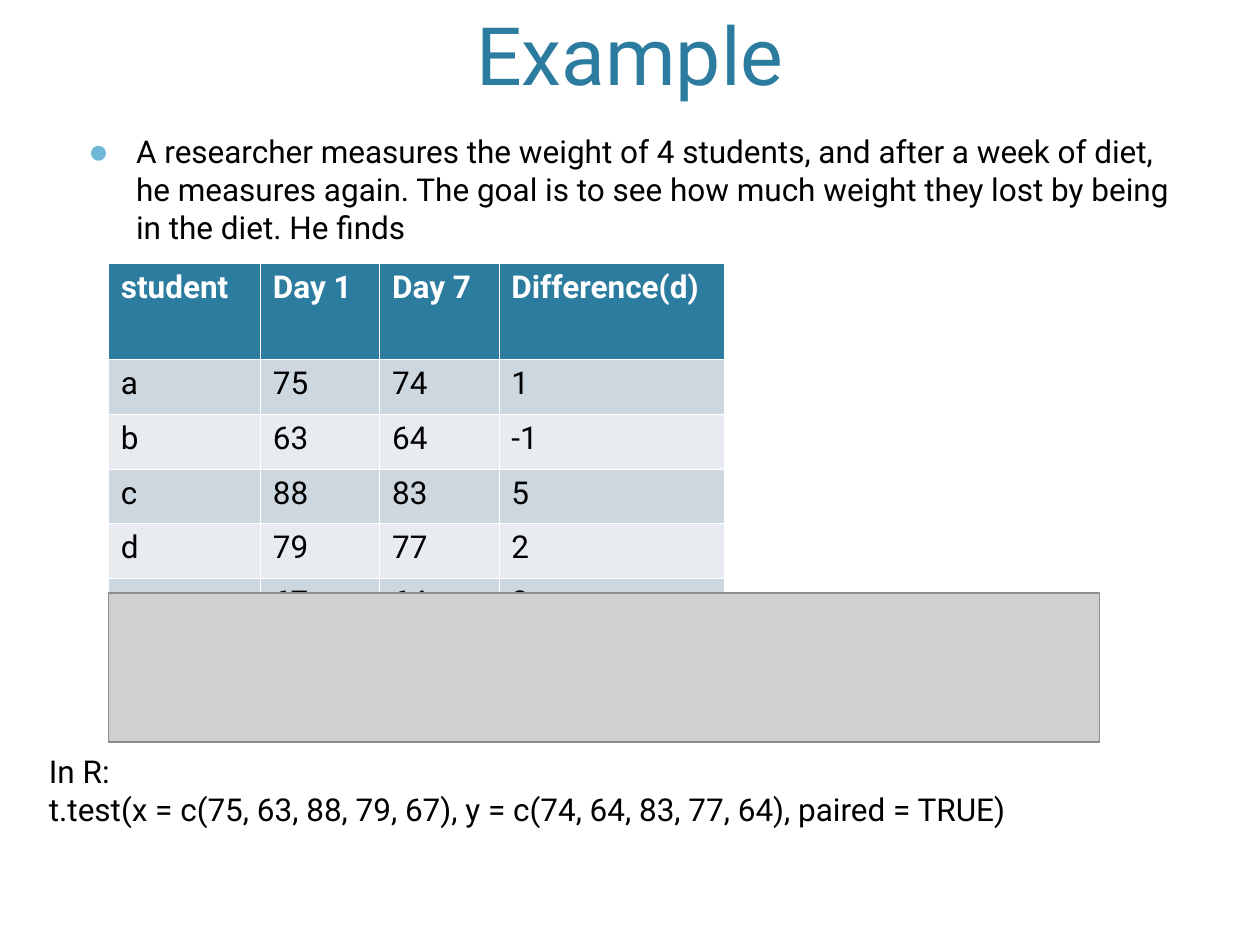
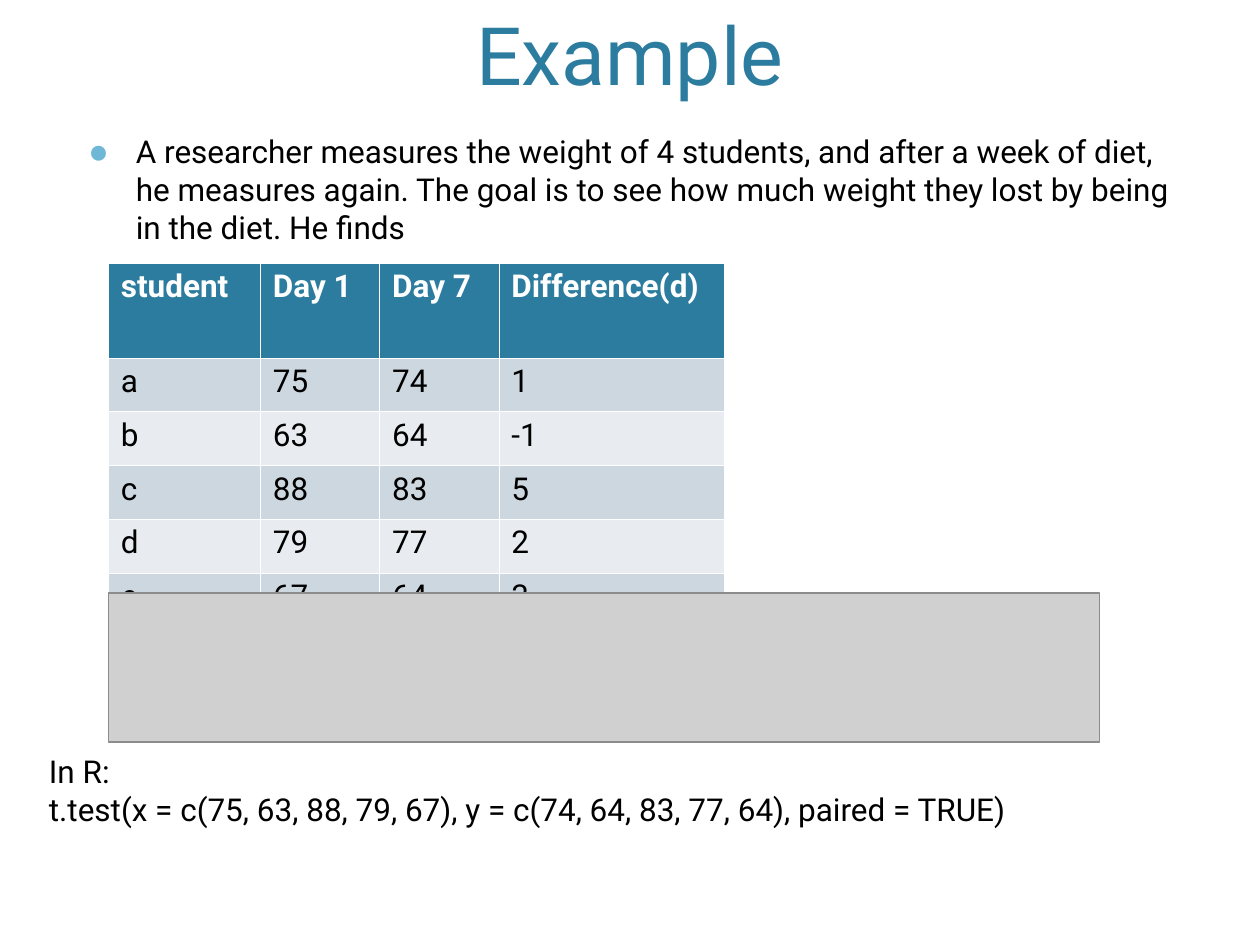
Before and after one commit to DavidWants2Learn/DataScienceBootCamp, a slide deck: slide 9 of Zambom/Lecture Inference4.ppt. Drawn at 1260x945 pixels with LibreOffice and Linux fonts; fonts in the diff are those of the drawing; grey boxes stand for pictures; background and template pictures are left out. Boxes give left, top, right and bottom in pixels: in the first picture for what was removed or moved away, otherwise in the second. Text is boxed around its words. In the diff, an @@ line names an element or a change of style, - is before the commit and + after.

```diff
--- a/Zambom/Lecture Inference4.ppt
+++ b/Zambom/Lecture Inference4.ppt
@@ table at (108, 263, 726, 605) @@
@@ line spacing 0.98 to 0.96 @@
@@ borders changed @@
```
Also in this commit, not shown: 1 other slide changed, 4 other files.
